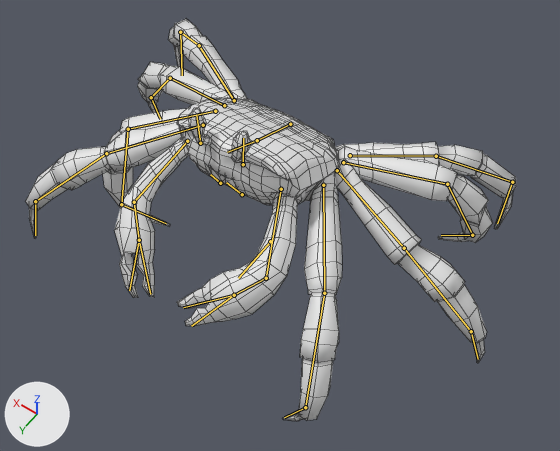
What one commit did to the Blender file Crab.blend.
Camera for both pictures: a 50 mm lens placed at (-2.38, 2.78, 5.31), pointed at (-0.29, -0.14, 0.73). Lighting does not change. The marker at lower left points along +X, +Y and +Z. Both versions are drawn at frame 20 of the action 'Walk Cycle Left'; the numbers are the values there. The bones that bend it are drawn over the model as lines. Mesh edges are drawn as thin lines.

Objects in the first picture: 'Crab'.
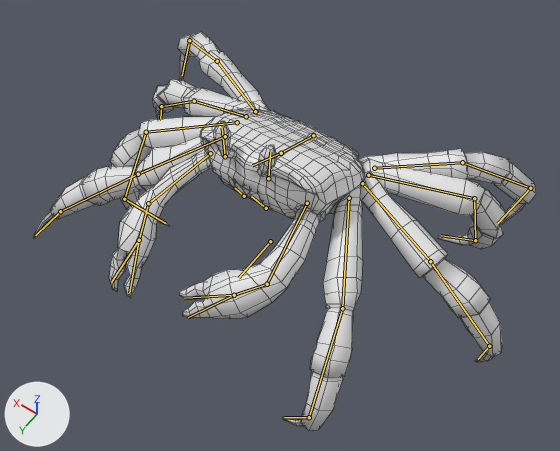
What differs and where, as boxes [x1, y1, x2, y2] in the pictures (560 x 451 px):
'Crab', posed
    before: [26, 19, 516, 421]
    after: [33, 32, 536, 430]
bone 'Spine', root to tip
    before: (290, 124) to (257, 140)
    after: (313, 135) to (281, 153)

The edits, one by one:
Bone 'Spine' (bone_spine) moves from (0.04, 0.08, 0.21) to (-0.17, 0.08, 0.21).
